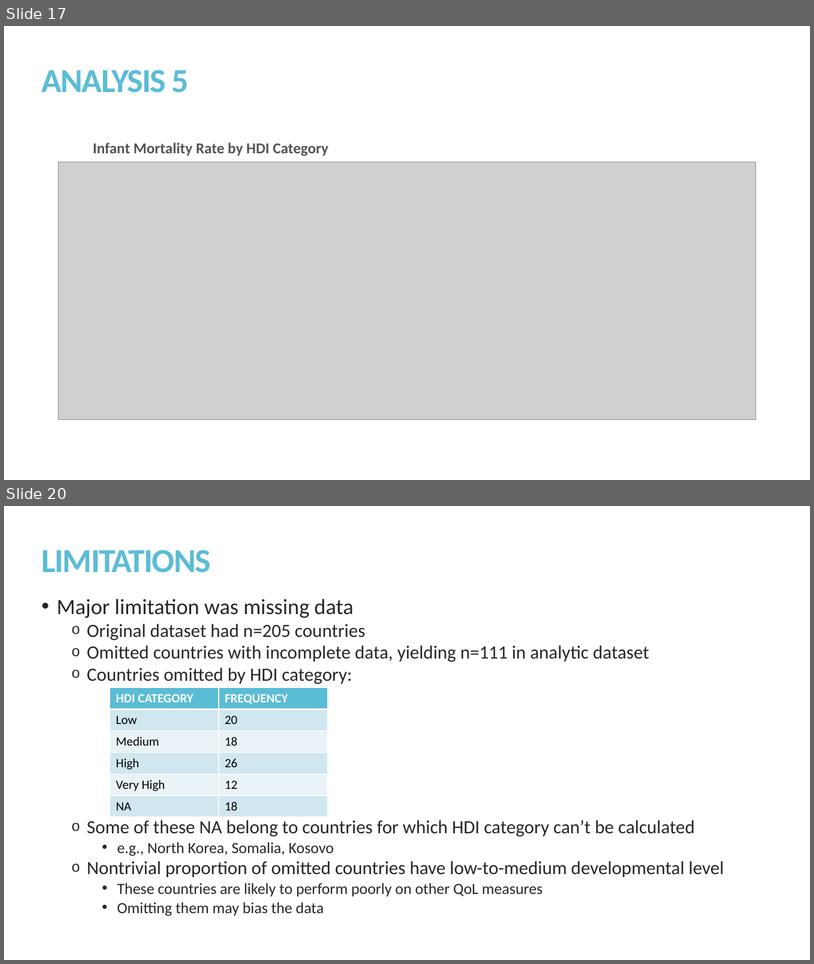
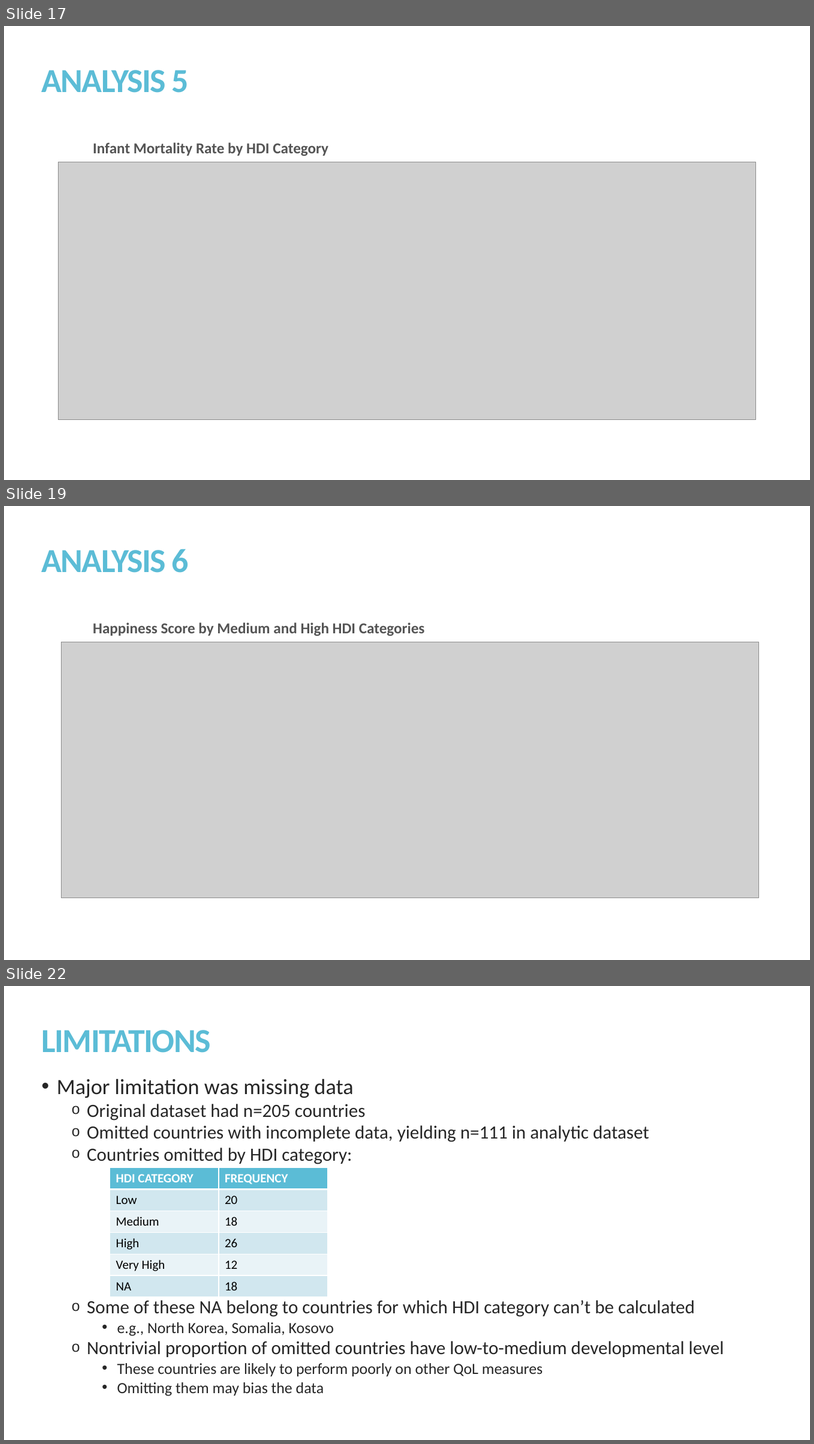
Before and after one commit to kmprioliPROF/MAT_8452_Final_Project, a slide deck: Prioli_Final_Proj.pptx. Shown one above the other, each under a label of ours: slides 17 and 20 before the commit, slides 17, 19 and 22 after it; the slides between them are not shown. The pictures are 814x964 and 814x1444 pixels, drawn with LibreOffice and Linux fonts; fonts in the diff are those of the drawing; grey boxes stand for pictures. Boxes give left, top, right and bottom in pixels: in the first picture for what was removed or moved away, otherwise in the second. Text is boxed around its words. In the diff, an @@ line names an element or a change of style, - is before the commit and + after.

Commit message:
Adding Analysis 6 to slides

```diff
--- a/Prioli_Final_Proj.pptx
+++ b/Prioli_Final_Proj.pptx
@@ slide 19 added at <box>4,506,810,960</box>, background #FFFFFF @@
@@ title added at <box>42,549,189,573</box>, 40 pt, text #5BBCD6, bold @@
+ANALYSIS 6
@@ text added at <box>93,622,425,636</box>, 18 pt, text #545454, bold @@
+Happiness Score by Medium and High HDI Categories
@@ picture added at <box>61,642,759,898</box> @@
@@ what was slide 20 is now slide 22 @@
```
Also in this commit, not shown: 6 slides changed, 1 other slide added.
